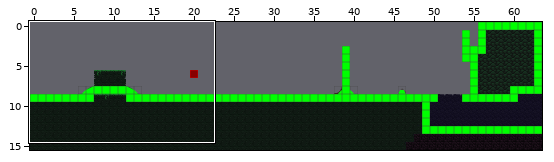
A Tiled map gets an edit: public/tmx/map3_32ts.tmx. The first picture is a wide view before the edit; the outline marks the close-up.
Close-up. The starting point:
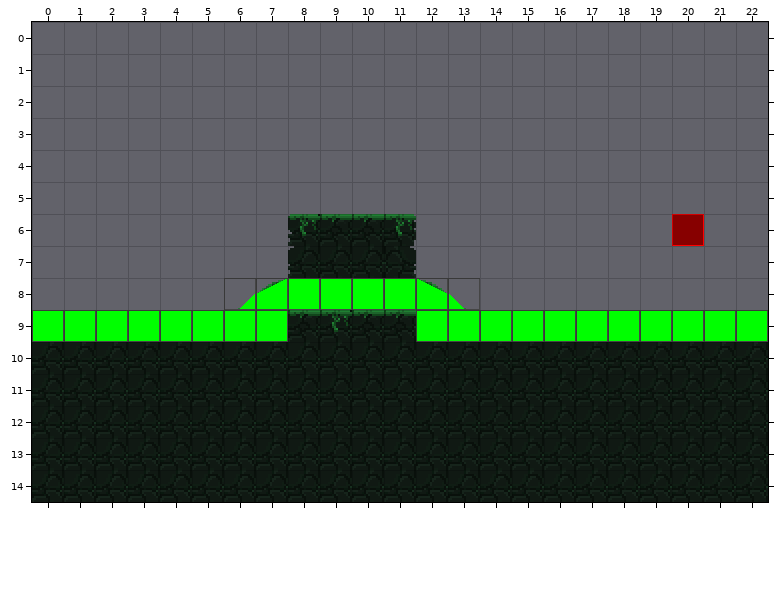
Cells are 32x32 px. Shown: x 0..22, y 0..14.
New version:
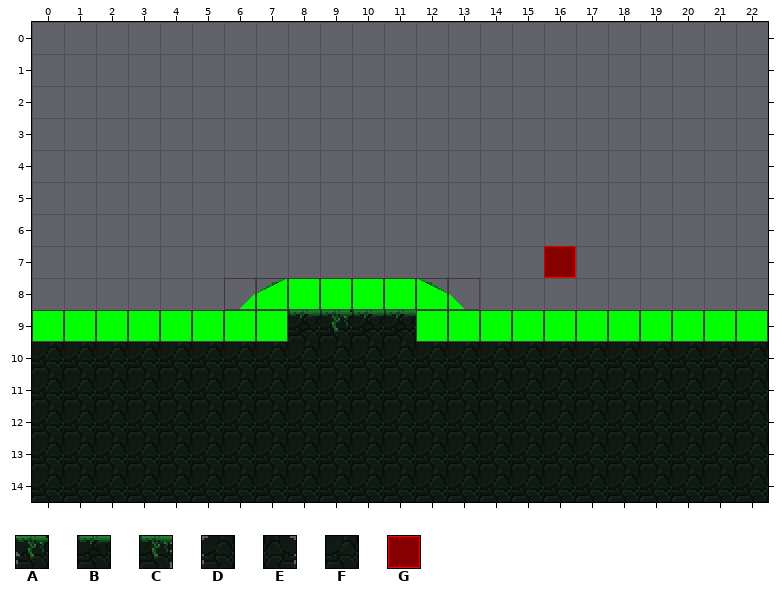
Key: from "32Tileset": A 37, B 38, C 40, D 74, E 74 flipped left-right, F 75, G 496.
_ is an empty cell.
Objects are placed by their top-left corner, in cells (3,4 is the top-left corner of cell 3,4); size is 1x1 cell unless given.
The exact change:
Layer "fg_hidden":
The edit erases tile A in row 6 at x 8.
The edit erases tile B in row 6 at x 9 to 10.
The edit erases tile C in row 6 at x 11.
The edit erases tile D in row 7 at x 8.
The edit erases tile E in row 7 at x 11.
The edit erases tile F in row 7 at x 9 to 10.
Layer "enemies":
Object G "slime" at 20,6 becomes G "slime" at 16,7.
